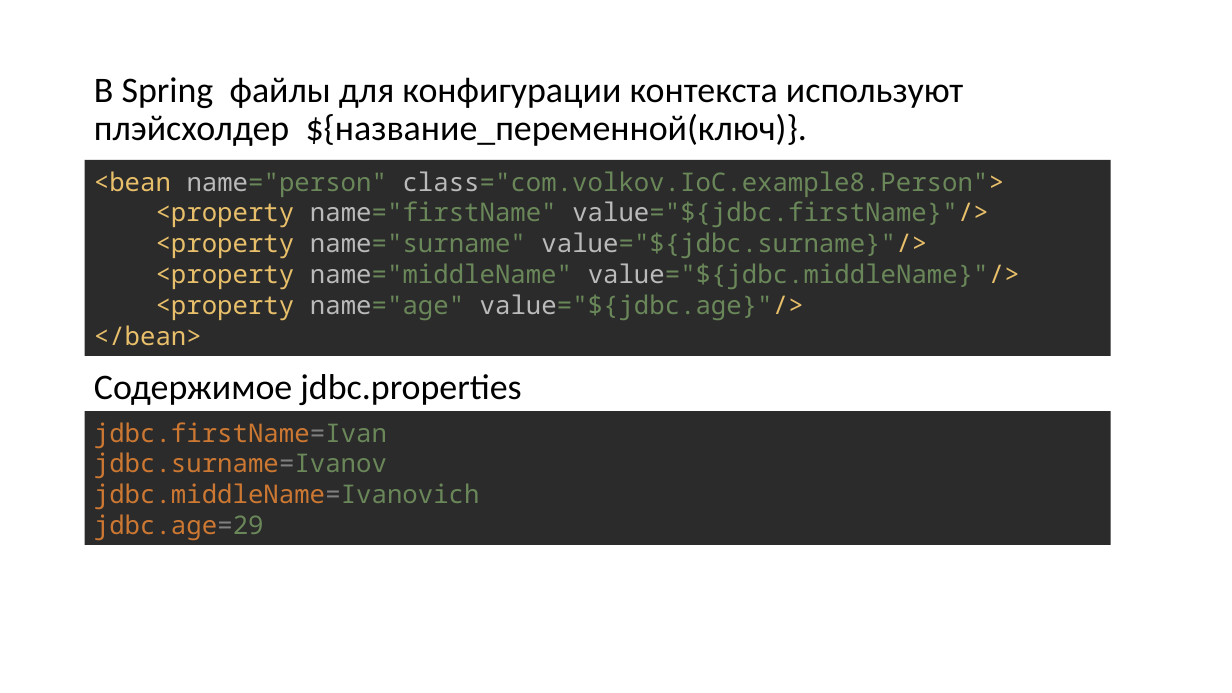
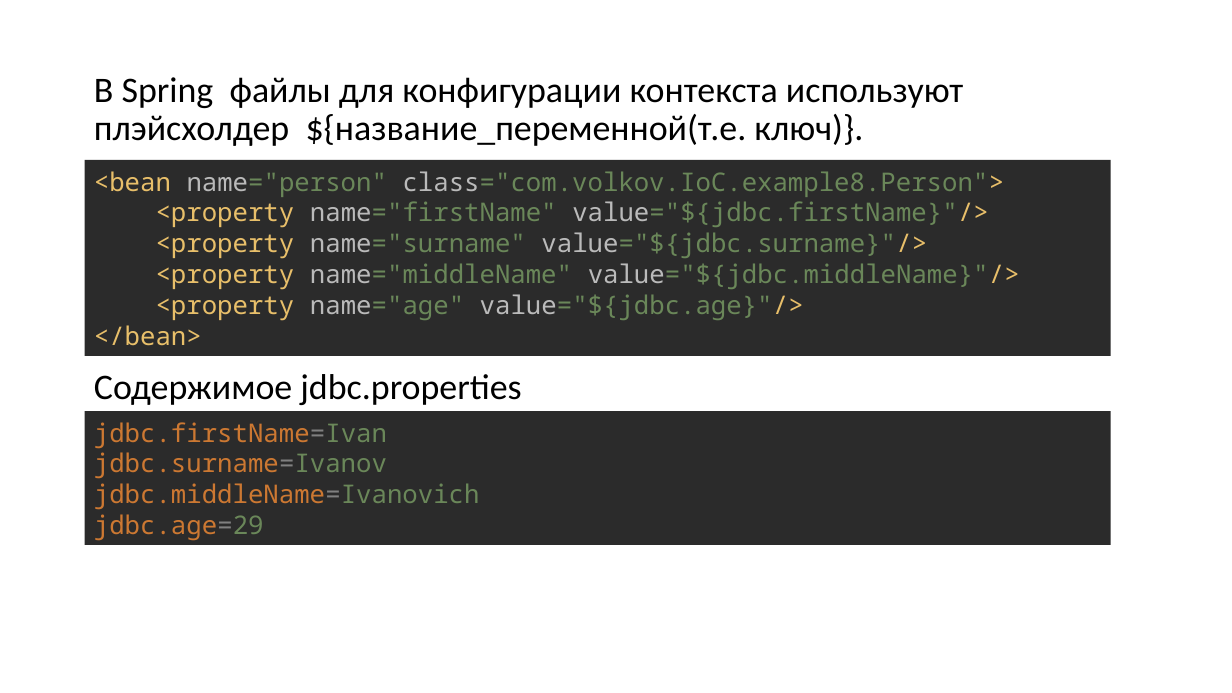
Before and after one commit to Zaudinov/Spring.IoC, a slide deck: slide 2 of presentations/example8.pptx. Drawn at 1232x693 pixels with LibreOffice and Linux fonts; fonts in the diff are those of the drawing. Boxes give left, top, right and bottom in pixels: in the first picture for what was removed or moved away, otherwise in the second. Text is boxed around its words. In the diff, an @@ line names an element or a change of style, - is before the commit and + after.

```diff
--- a/presentations/example8.pptx
+++ b/presentations/example8.pptx
@@ text at bbox=[94, 77, 963, 146]: text changed @@
-В Spring файлы для конфигурации контекста используют плэйсхолдер ${название_переменной(ключ)}.
+В Spring файлы для конфигурации контекста используют плэйсхолдер ${название_переменной(т.е. ключ)}.
```
Also in this commit, not shown: 1 other slide changed, 43 other files.
